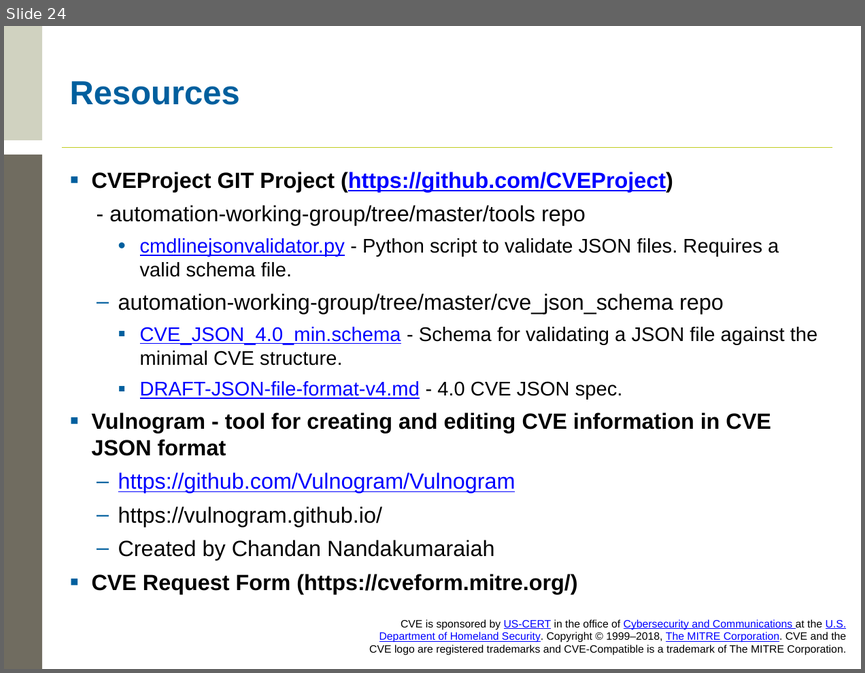
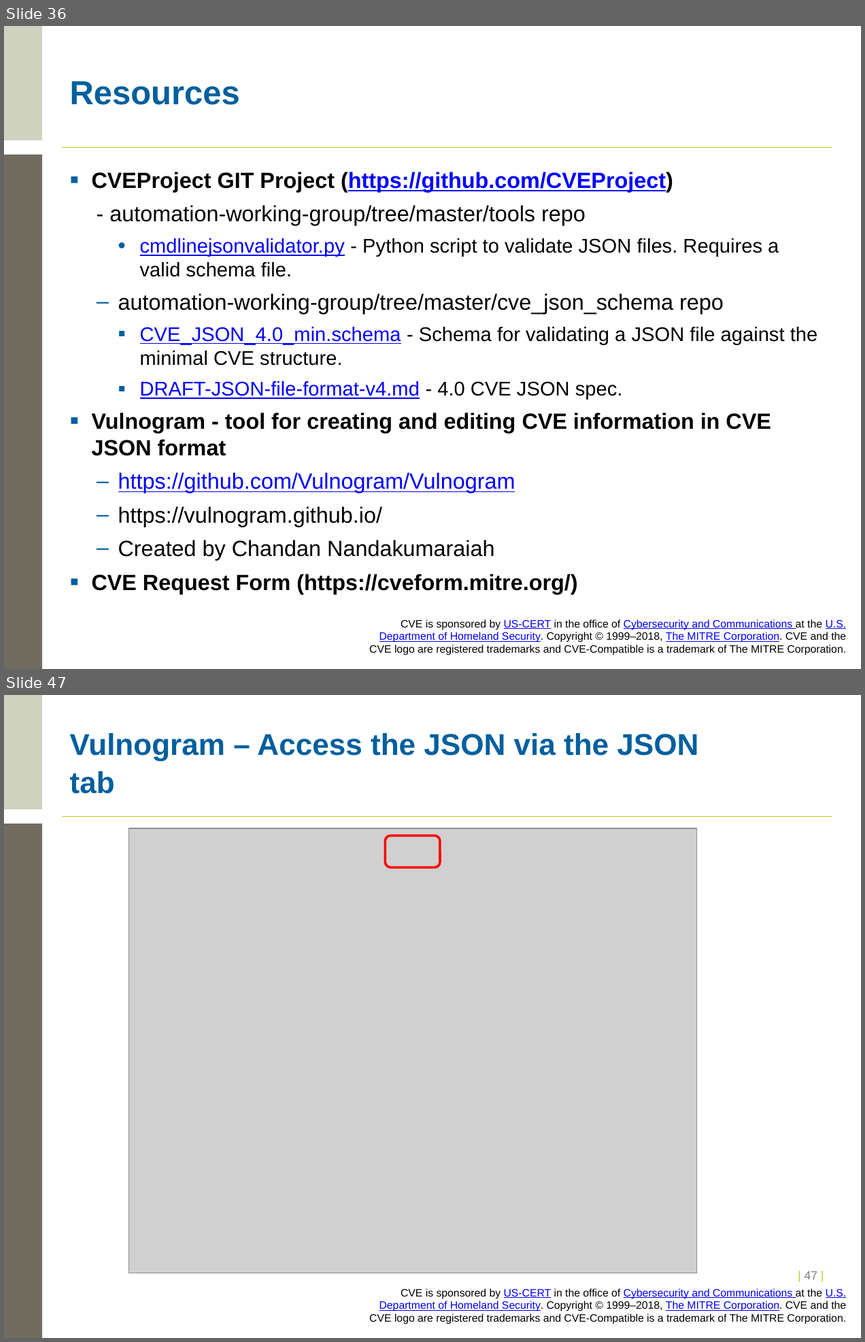
Before and after one commit to CVEProject/cveproject.github.io, a slide deck: docs/cna/Entry_Submission_Process.pptx. Shown one above the other, each under a label of ours: slide 24 before the commit, slides 36 and 47 after it; the slides between them are not shown. The pictures are 865x673 and 865x1342 pixels, drawn with LibreOffice and Linux fonts; fonts in the diff are those of the drawing; grey boxes stand for pictures; background and template pictures are left out. Boxes give left, top, right and bottom in pixels: in the first picture for what was removed or moved away, otherwise in the second. Text is boxed around its words. In the diff, an @@ line names an element or a change of style, - is before the commit and + after.

Commit message:
Adding pictures to the submission process

```diff
--- a/docs/cna/Entry_Submission_Process.pptx
+++ b/docs/cna/Entry_Submission_Process.pptx
@@ slide 47 added at (4,695,861,1338), background #FFFFFF; not listed: 4 template elements that a slide beside it also shows @@
@@ title added at (70,733,698,794), 25.2 pt, text #005F9E, bold @@
+Vulnogram – Access the JSON via the JSON tab
@@ picture added at (128,829,696,1273) @@
@@ rounded rectangle added at (385,836,440,867), outline #FF0000 2 pt @@
@@ page number added at (804,1271,817,1279), 10 pt, text #C1CD23 @@
+| 47 |
@@ what was slide 24 is now slide 36 @@
```
Also in this commit, not shown: 1 slide changed, 22 other slides added.
